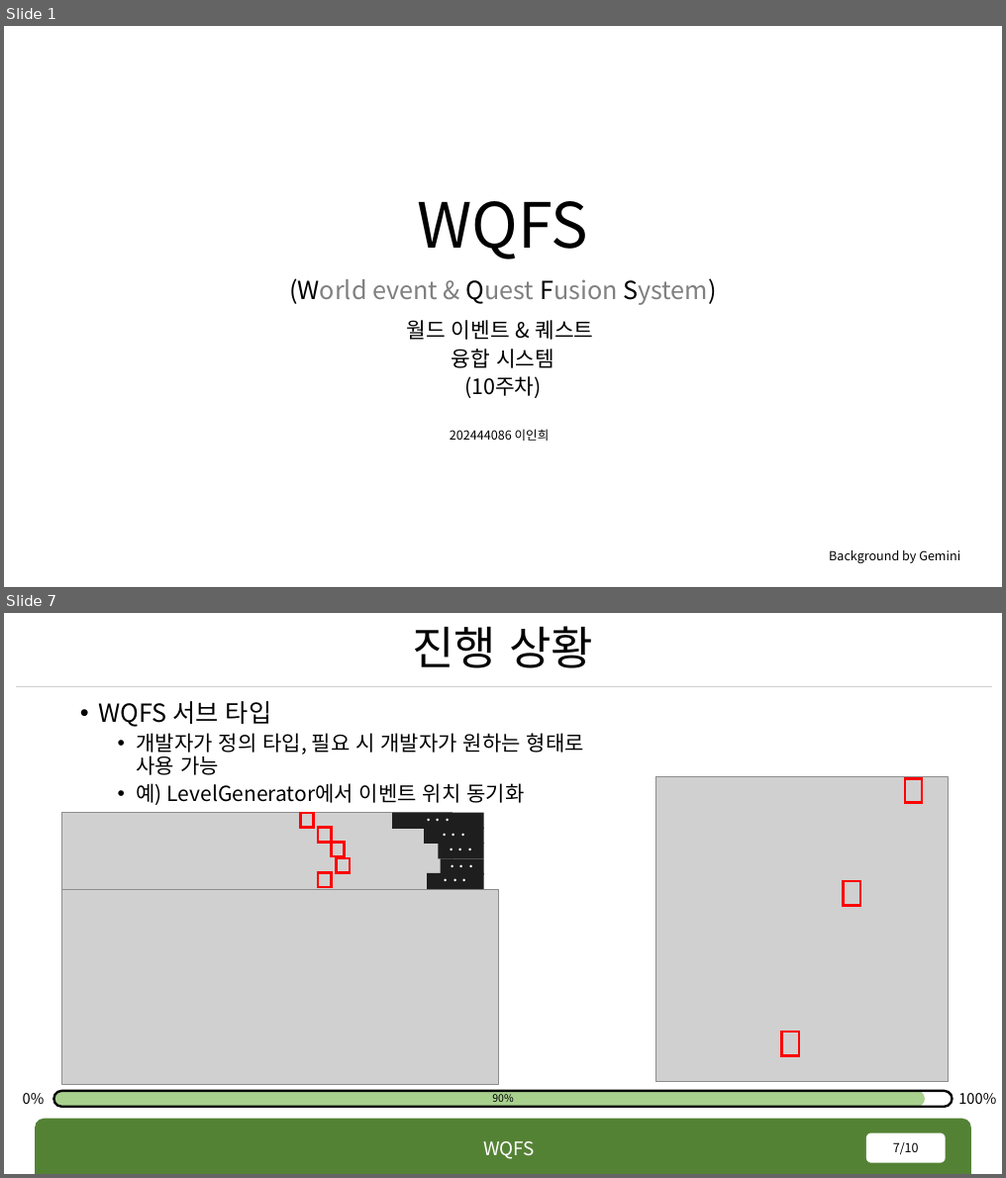
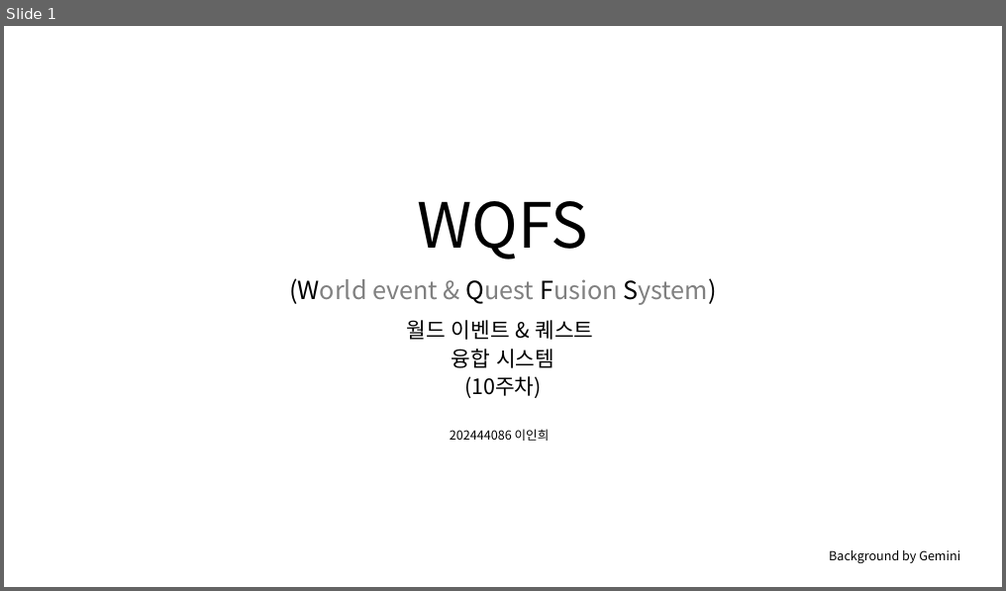
Before and after one commit to rennOobayashi/WQFS, a slide deck: WQFS.pptx. Shown one above the other, each under a label of ours: slides 1 and 7 before the commit, slide 1 after it; the slides between them are not shown. The pictures are 1006x1178 and 1006x591 pixels, drawn with LibreOffice and Linux fonts; fonts in the diff are those of the drawing; grey boxes stand for pictures; background and template pictures are left out. Boxes give left, top, right and bottom in pixels: in the first picture for what was removed or moved away, otherwise in the second. Text is boxed around its words. In the diff, an @@ line names an element or a change of style, - is before the commit and + after.

```diff
--- a/WQFS.pptx
+++ b/WQFS.pptx
@@ slide 7 removed at (4,613,1002,1174), background #FFFFFF @@
@@ title removed at (412,626,593,668) @@
-진행 상황
@@ line removed from (16, 686) to (993, 686) @@
@@ text removed at (99,701,584,805) @@
-• WQFS 서브 타입
-  • 개발자가 정의 타입, 필요 시 개발자가 원하는 형태로
-    사용 가능
-  • 예) LevelGenerator에서 이벤트 위치 동기화
@@ picture removed at (656,777,948,1081) @@
@@ rectangle removed at (905,778,922,802) @@
@@ picture removed at (62,813,452,889) @@
@@ rectangle removed at (300,813,313,828) @@
@@ rectangle removed at (392,813,484,830) @@
-. . .
@@ rectangle removed at (319,828,331,843) @@
@@ rectangle removed at (331,842,344,858) @@
@@ rectangle removed at (424,828,484,845) @@
-. . .
@@ text removed at (439,843,484,860) @@
-. . .
@@ rectangle removed at (319,872,331,888) @@
@@ rectangle removed at (337,859,350,873) @@
@@ rectangle removed at (427,873,484,890) @@
-. . .
@@ rectangle removed at (441,860,484,875) @@
-. . .
@@ picture removed at (62,889,499,1084) @@
@@ rectangle removed at (844,881,860,906) @@
@@ rectangle removed at (782,1032,799,1057) @@
@@ text removed at (23,1093,45,1105) @@
-0%
@@ rounded rectangle removed at (54,1091,926,1107) @@
@@ rounded rectangle removed at (54,1091,952,1107) @@
@@ text removed at (492,1094,513,1106) @@
-90%
@@ text removed at (958,1093,996,1105) @@
-100%
@@ round same rect removed at (35,1119,971,1174) @@
@@ text removed at (483,1142,535,1159) @@
-WQFS
@@ page number removed at (866,1134,945,1163) @@
-7/10
```
Also in this commit, not shown: 3 slides changed, 1 slide added, 7 other slides removed, 23 other files.
